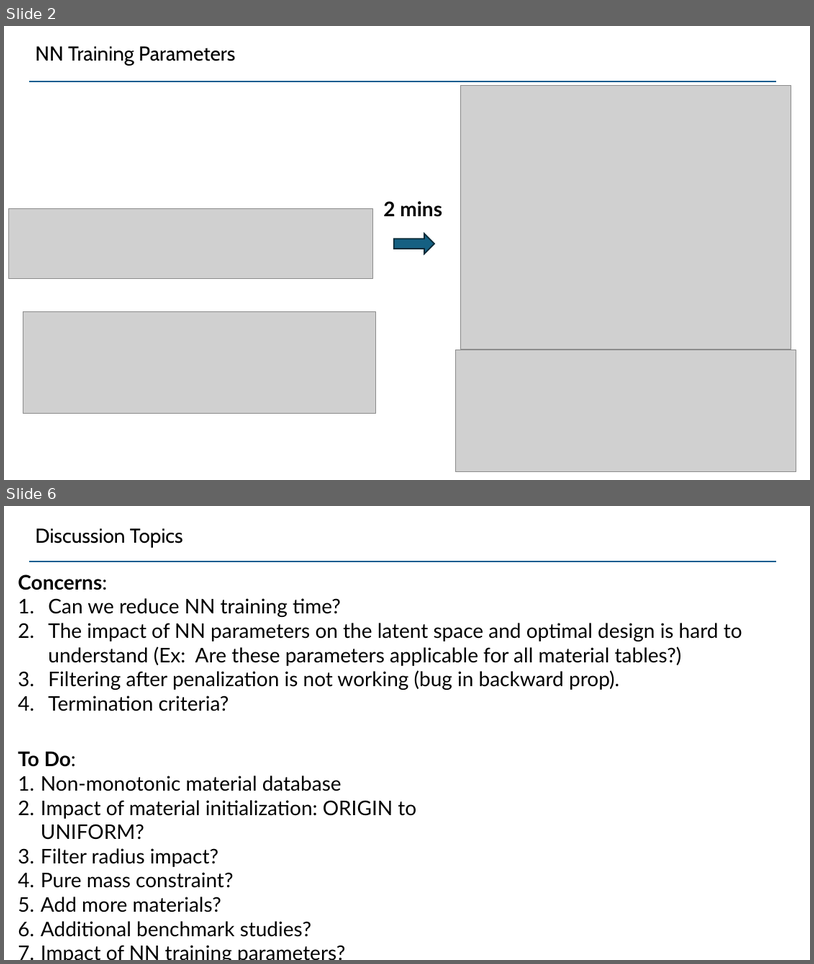
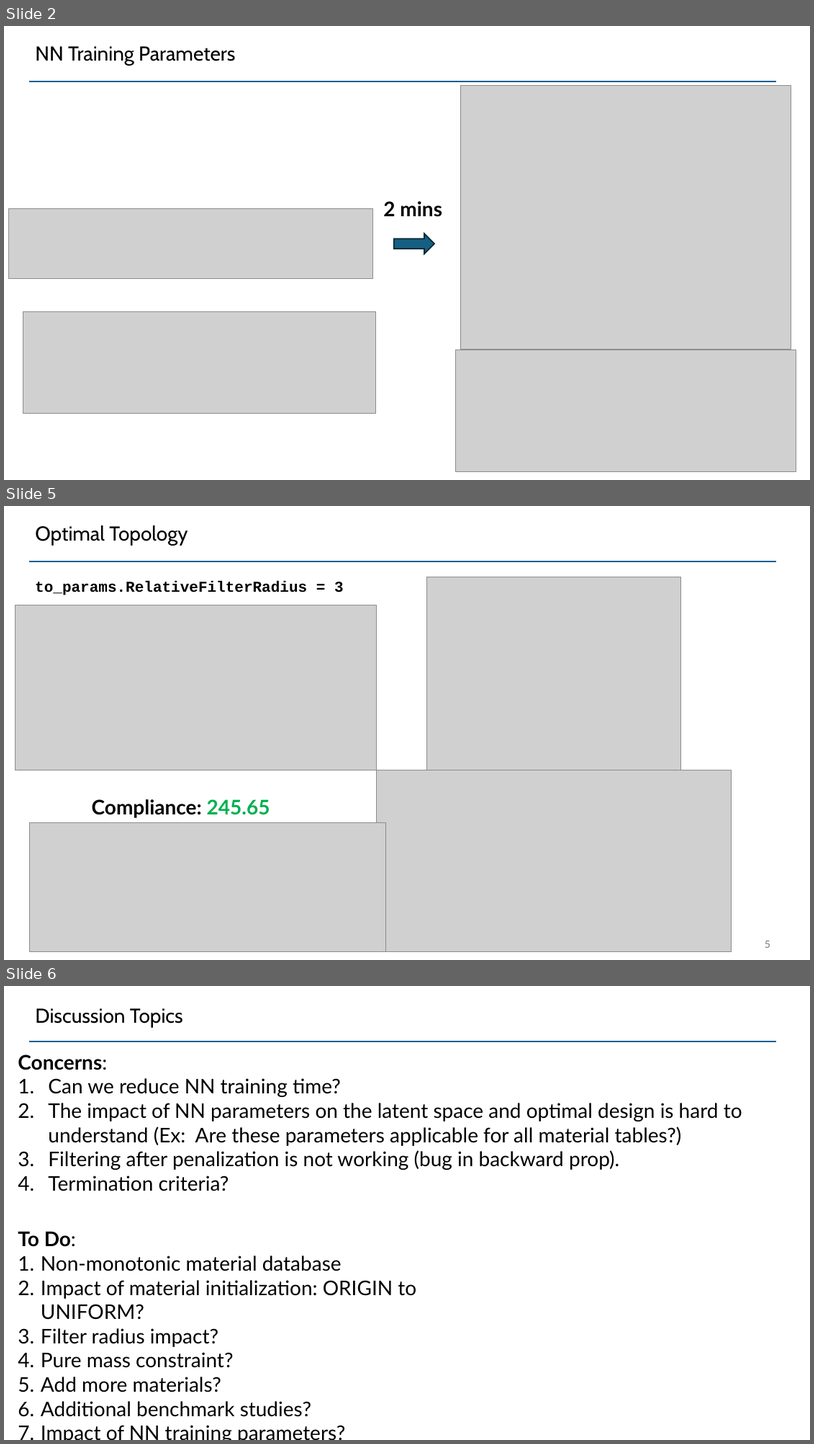
Before and after one commit to UW-ERSL/METALS, a slide deck: Slides/MMTOBenchmarkStudy.pptx. Shown one above the other, each under a label of ours: slides 2 and 6 before the commit, slides 2, 5 and 6 after it; the slides between them are not shown. The pictures are 814x964 and 814x1444 pixels, drawn with LibreOffice and Linux fonts; fonts in the diff are those of the drawing; grey boxes stand for pictures. Boxes give left, top, right and bottom in pixels: in the first picture for what was removed or moved away, otherwise in the second. Text is boxed around its words. In the diff, an @@ line names an element or a change of style, - is before the commit and + after.

```diff
--- a/Slides/MMTOBenchmarkStudy.pptx
+++ b/Slides/MMTOBenchmarkStudy.pptx
@@ slide 5 added at bbox=[4, 506, 810, 960], background #FFFFFF; not listed: 1 template element that a slide beside it also shows @@
@@ title added at bbox=[35, 525, 188, 546], 24 pt, text #000000 @@
+Optimal Topology
@@ text added at bbox=[35, 581, 344, 595], 18 pt, text #000000, bold @@
+to_params.RelativeFilterRadius = 3
@@ picture added at bbox=[427, 577, 682, 770] @@
@@ picture added at bbox=[15, 605, 377, 770] @@
@@ picture added at bbox=[377, 770, 732, 951] @@
@@ text added at bbox=[92, 799, 270, 818], 24 pt, text #000000, bold @@
+Compliance: 245.65
@@ picture added at bbox=[29, 822, 386, 951] @@
@@ page number added at bbox=[765, 940, 771, 947], 12 pt, text #797979 @@
+5
```
Also in this commit, not shown: 2 slides changed, 1 slide removed, 3 other files.
